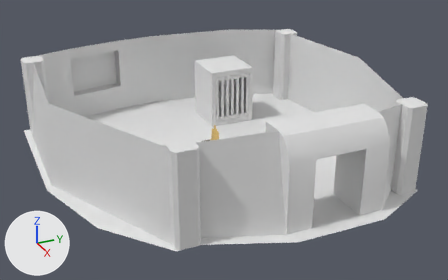
What one commit did to the FBX model Assets/3D-Models/Cave Block Out (1).fbx.
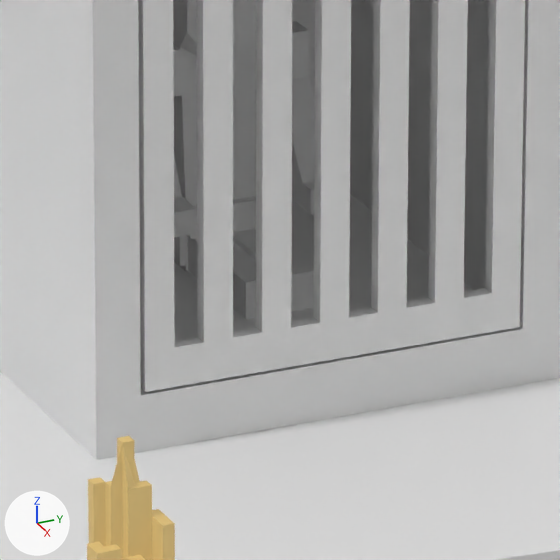
Old and new are each drawn whole from a camera (50 mm lens) standing at (15.74, -6.81, 8.31) and looking at (0.32, 0.13, 0.6) and again close up on the part from 46% to 56% of the width and 31% to 48% of the height. The axes (+X, +Y, +Z) are drawn at lower left. The lights are the same throughout. The last two pictures show the newer version. Where no turn or scale is listed for an object, it has been applied to the vertices. Vertices at exactly the same position are counted once.

Names of what the first close-up shows: 'Cage', 'Cage Door', 'Fire', 'Floor', 'Goblin Victim' and 1 more.
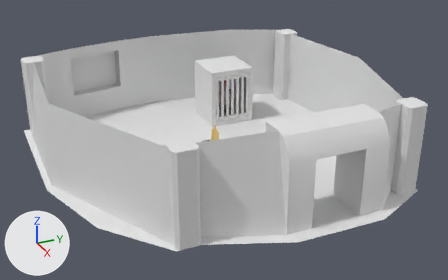
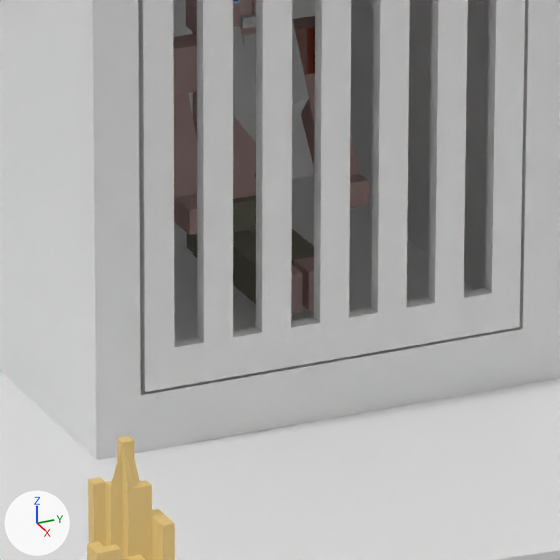
What differs and where, as boxes (x1, y1, x2, y2) in the close-ups (560 x 560 px):
'Goblin Victim', reshaped, moved: before (173, 0, 315, 319); after (173, 0, 369, 314)
part 1 of me_mesh_015, built on: before (174, 0, 256, 206); after (193, 0, 309, 199)
part 2 of me_mesh_015, recoloured: before (173, 0, 315, 319); after (173, 0, 369, 314)
part 3 of me_mesh_015, recoloured: before (174, 196, 298, 272); after (187, 195, 314, 304)
part 4 of me_mesh_015, recoloured: (293, 21, 309, 75) in both

The edits, one by one:
Material 'Trousers' (mat_trousers) is new.
Its base color is (0.226, 0.22, 0.165) (grey #838171).
Its roughness is 0.832.
Material 'Beard white' (mat_beard_white) is new.
Its base color is (0.533, 0.533, 0.533) (light grey #c1c1c1).
Its roughness is 0.664.
Material 'Eyeball' (mat_eyeball) is new.
Its base color is (0.47, 0.633, 0.948) (blue #b6d0f9).
Its roughness is 0.0.
Material 'Bloody Scars' (mat_bloody_scars) is new.
Its base color is (0.158, 0.0181, 0.00532) (brown #6f2510).
Its roughness is 0.0.
Material 'Skin' (mat_skin) is new.
Its base color is (0.501, 0.347, 0.326) (pink #bc9f9b).
Its roughness is 0.717.
Material 'Hat Red' (mat_hat_red) is new.
Its base color is (0.374, 0.0429, 0.0126) (brown #a53a1d).
Its roughness is 0.9.
me_mesh_015 is used by ob_goblin_victim; location (-2.896, 1.512, 0.385).
me_mesh_015 had 138 vertices, 272 faces and spanned x -0.096..0.476, y -0.29..0.29, z -0.212..0.728.
me_mesh_015 now has 282 vertices, 560 faces and spans x -0.129..0.476, y -0.29..0.29, z -0.212..1.094.
Part 1, on me_mesh_015:
4 vertices are removed from x 0.115, y -0.055..0.055, z 0.563..0.698.
27 faces are deleted.
124 vertices are added at x -0.129..0.254, y -0.128..0.128, z 0.047..1.094.
10 new vertices lie (0.004, 0.0, 0.0) away from vertices in x 0.12..0.156, y -0.081..0.079, z 0.522..0.659.
8 new vertices lie (0.011, 0.0, 0.0) away from vertices in x 0.095..0.133, y -0.128..0.128, z 0.639..0.673.
6 new vertices lie (0.021, 0.0, 0.0) away from vertices in x 0.133, y -0.055..0.055, z 0.563..0.596.
42 new faces join them, mat_hat_red (brown #a53a1d).
82 new faces join them, mat_beard_white (light grey #c1c1c1).
97 new faces join them, mat_skin (pink #bc9f9b).
46 new faces join them, mat_bloody_scars (brown #6f2510).
20 new faces join them, mat_stone (dark grey #505050).
28 new faces join them, mat_eyeball (blue #b6d0f9).
me_mesh_015 part 2: 116 faces spanning x -0.095..0.476, y -0.29..0.29, z -0.212..0.728 switch from no material to mat_skin (pink #bc9f9b).
me_mesh_015 part 3: 122 faces spanning x -0.096..0.372, y -0.139..0.139, z -0.212..0.5 switch from no material to mat_trousers (grey #838171).
me_mesh_015 part 4: 7 faces spanning x -0.051..0.051, y 0.125..0.29, z 0.347..0.492 switch from no material to mat_bloody_scars (brown #6f2510).
me_mesh_015 gains material mat_hat_red (brown #a53a1d).
me_mesh_015 gains material mat_beard_white (light grey #c1c1c1).
me_mesh_015 gains material mat_eyeball (blue #b6d0f9).
me_mesh_015 gains material mat_stone (dark grey #505050).
Object 'Goblin Victim' (ob_goblin_victim) moves from (-2.896, 1.512, 0.385) to (-2.716, 1.512, 0.464).
